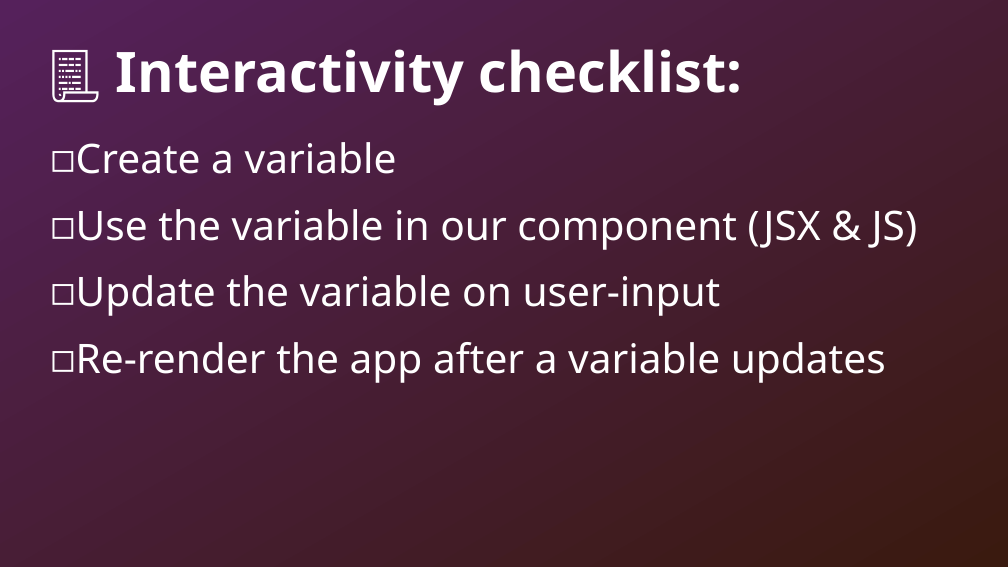
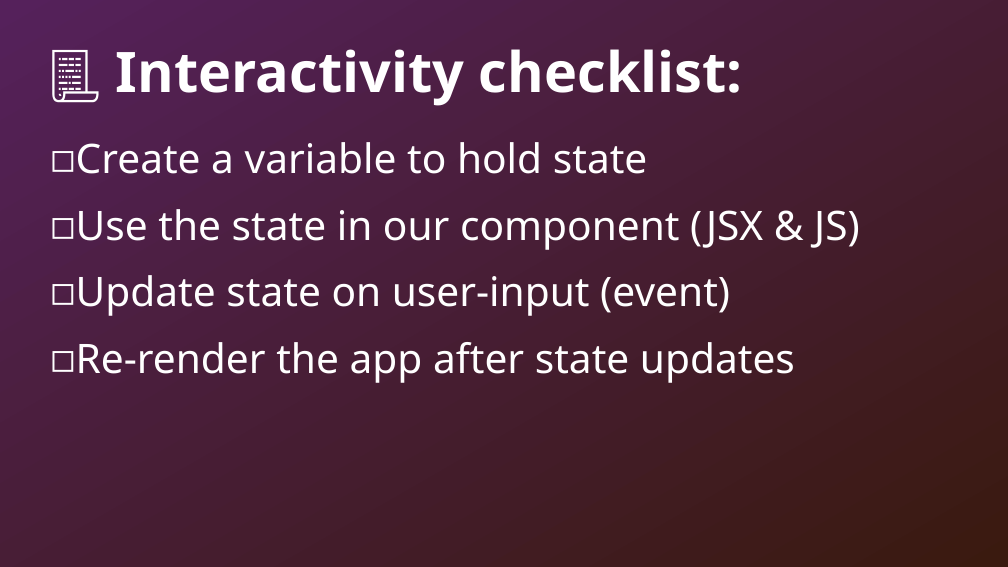
Before and after one commit to dytrws/dytrws, a slide deck: slide 23 of public/presentation.odp (slide 22 before the commit). Drawn at 1008x567 pixels with LibreOffice and Linux fonts; fonts in the diff are those of the drawing; background and template pictures are left out. Boxes give left, top, right and bottom in pixels: in the first picture for what was removed or moved away, otherwise in the second. Text is boxed around its words. In the diff, an @@ line names an element or a change of style, - is before the commit and + after.

```diff
--- a/public/presentation.odp
+++ b/public/presentation.odp
@@ text at bbox=[76, 142, 860, 383]: text changed @@
-◻️Create a variable
-◻️Use the variable in our component (JSX & JS)
-◻️Update the variable on user-input
-◻️Re-render the app after a variable updates
+◻️Create a variable to hold state
+◻️Use the state in our component (JSX & JS)
+◻️Update state on user-input (event)
+◻️Re-render the app after state updates
```
Also in this commit, not shown: 18 other slides changed, 16 slides added, 9 slides removed, 49 other files.
